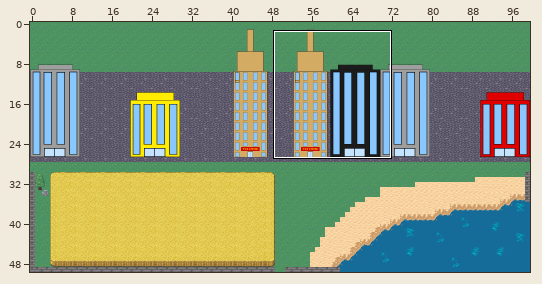
Tiled map -- map/carte (.tmx)/ville.tmx. Above, an overview of the earlier version with the close-up marked.
Close-up. Before:
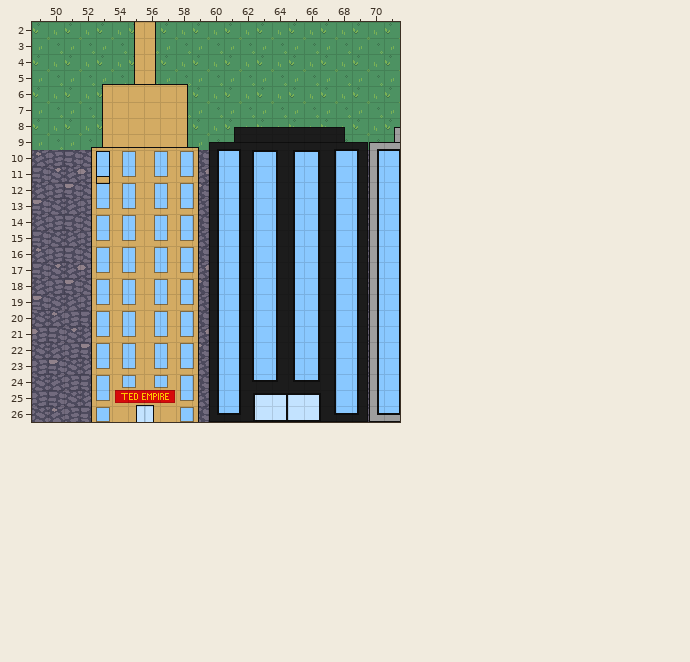
Cells are 16x16 px. Shown: x 49..71, y 2..26. The commit also changed other parts of the map, which this record leaves out. Not drawn, because the pictures are missing: unchanged layer "path".
Now the later version:
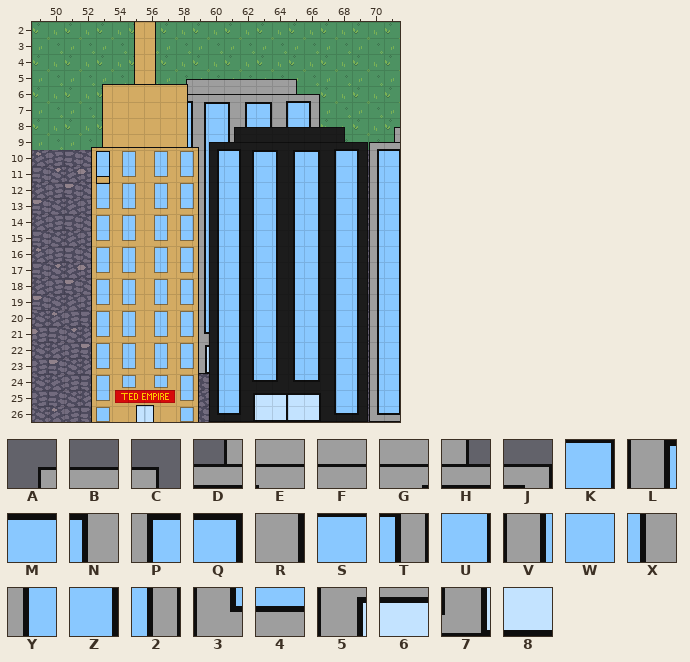
Key: from "immeuble1": A 11, B 12, C 18, D 21, E 22, F 23, G 27, H 28, J 29, K 31, L 32, M 33, N 34, P 35, Q 36, R 37, S 38, T 39, U 41, V 42, W 43, X 44, Y 45, Z 46, 2 49, 3 172, 4 173, 5 182, 6 183, 7 192, 8 193.
_ is an empty cell.
Changes in this commit:
Layer "border":
Tile 2 now appears in row 8 at x 66.
Tile 3 now appears in row 21 at x 59.
Tile 4 now appears in row 21 at x 60.
Tile 5 now appears in row 22 at x 59.
Tile 6 now appears in row 22 at x 60.
Tile 7 now appears in row 23 at x 59.
Tile 8 now appears in row 23 at x 60.
Tile A now appears in row 5 at x 58.
Tile B now appears in row 5 at x 59 to 64.
Tile C now appears in row 5 at x 65.
Tile D now appears in row 6 at x 58.
Tile E now appears in row 6 at x 59.
Tile F now appears in row 6 at x 60 to 63.
Tile G now appears in row 6 at x 64.
Tile H now appears in row 6 at x 65.
Tile J now appears in row 6 at x 66.
Tile K now appears in row 7 at x 58.
Tile L now appears in row 7 at x 59.
Tile M now appears in row 7 at x 60.
Tile N now appears in row 7 at x 61.
Tile P now appears in row 7 at x 62.
Tile Q now appears in row 7 at x 63.
Tile R now appears in rows 7 to 8 at x 64.
Tile S now appears in row 7 at x 65.
Tile T now appears in row 7 at x 66.
Tile U now appears in rows 8 to 9 at x 58.
Tile V now appears in rows 8 to 20 at x 59.
Tile W now appears in row 8 at x 60 and 65; in rows 9 to 20 at x 60.
Tile X now appears in rows 8 to 9 at x 61.
Tile Y now appears in row 8 at x 62.
Tile Z now appears in row 8 at x 63.
